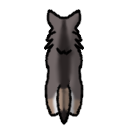
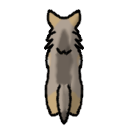
Two versions of the same layered image (128×128). Layer-by-layer changes:
added layer "ColorB copy" above "ColorB" over [46, 10, 83, 122]
added layer "ColorB" above "ColorA" over [46, 10, 83, 122]
added layer "ColorA" above "Color" over [46, 10, 83, 122]
